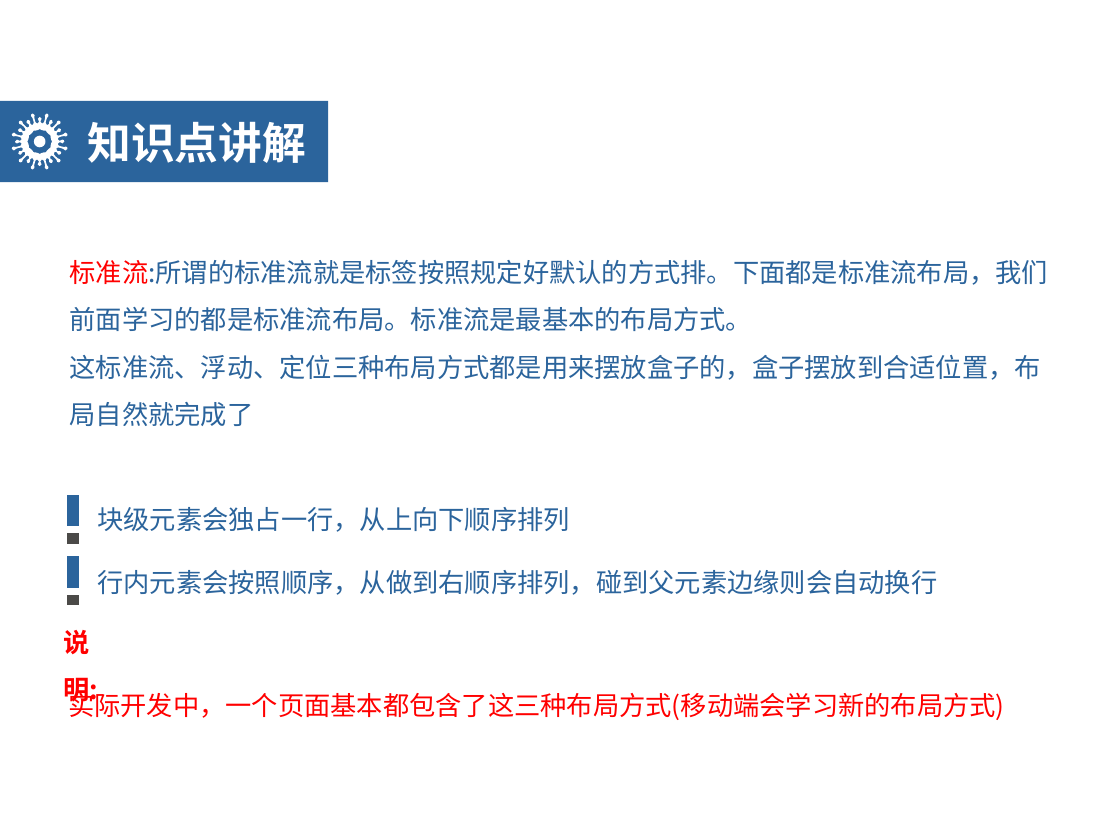
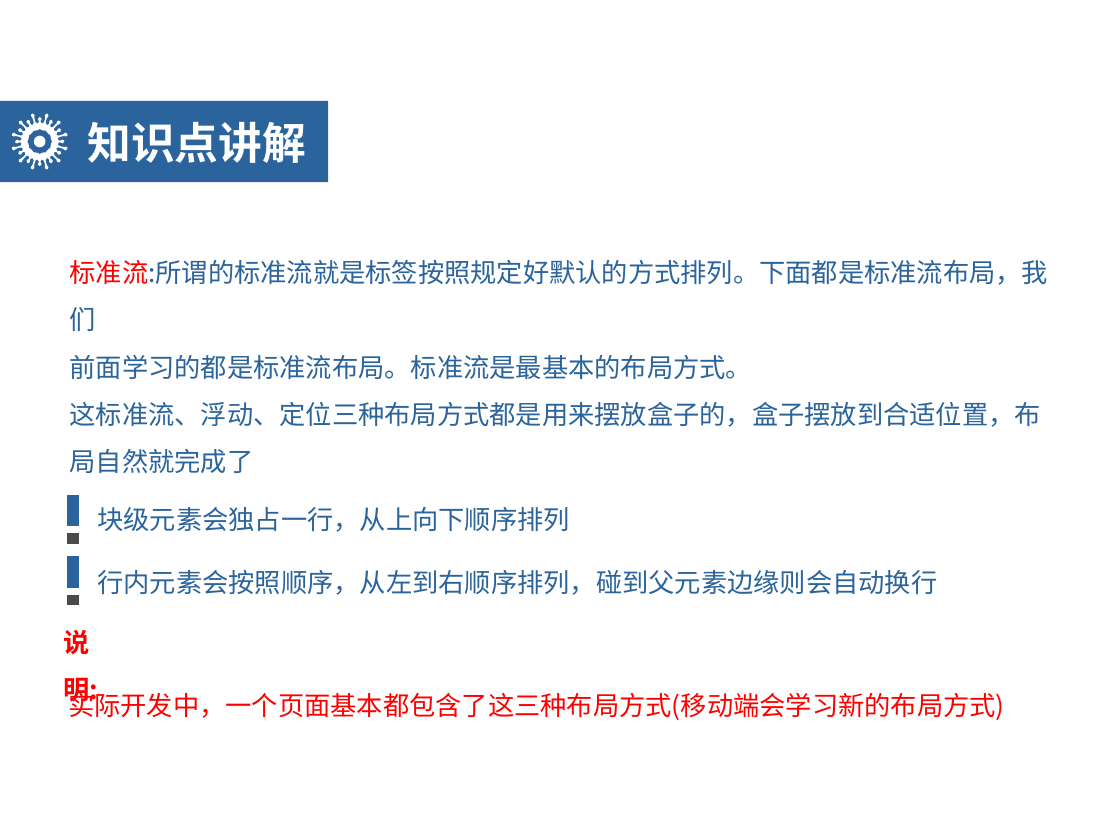
Before and after one commit to Ischenchenya/HTMLandCSSCourse, a slide deck: slide 12 of day05-CSS3/teach/day05-HTML5CSS3.pptx (slide 13 before the commit). Drawn at 1120x840 pixels with LibreOffice and Linux fonts; fonts in the diff are those of the drawing; background and template pictures are left out. Boxes give left, top, right and bottom in pixels: in the first picture for what was removed or moved away, otherwise in the second. Text is boxed around its words. In the diff, an @@ line names an element or a change of style, - is before the commit and + after.

```diff
--- a/day05-CSS3/teach/day05-HTML5CSS3.pptx
+++ b/day05-CSS3/teach/day05-HTML5CSS3.pptx
@@ text at (70, 260, 1049, 331): text changed @@
-标准流:所谓的标准流就是标签按照规定好默认的方式排。下面都是标准流布局，我们
+标准流:所谓的标准流就是标签按照规定好默认的方式排列。下面都是标准流布局，我们
@@ text at (97, 570, 937, 595): text changed @@
-行内元素会按照顺序，从做到右顺序排列，碰到父元素边缘则会自动换行
+行内元素会按照顺序，从左到右顺序排列，碰到父元素边缘则会自动换行
```
Also in this commit, not shown: 7 other slides changed, 1 slide removed, 16 other files.
